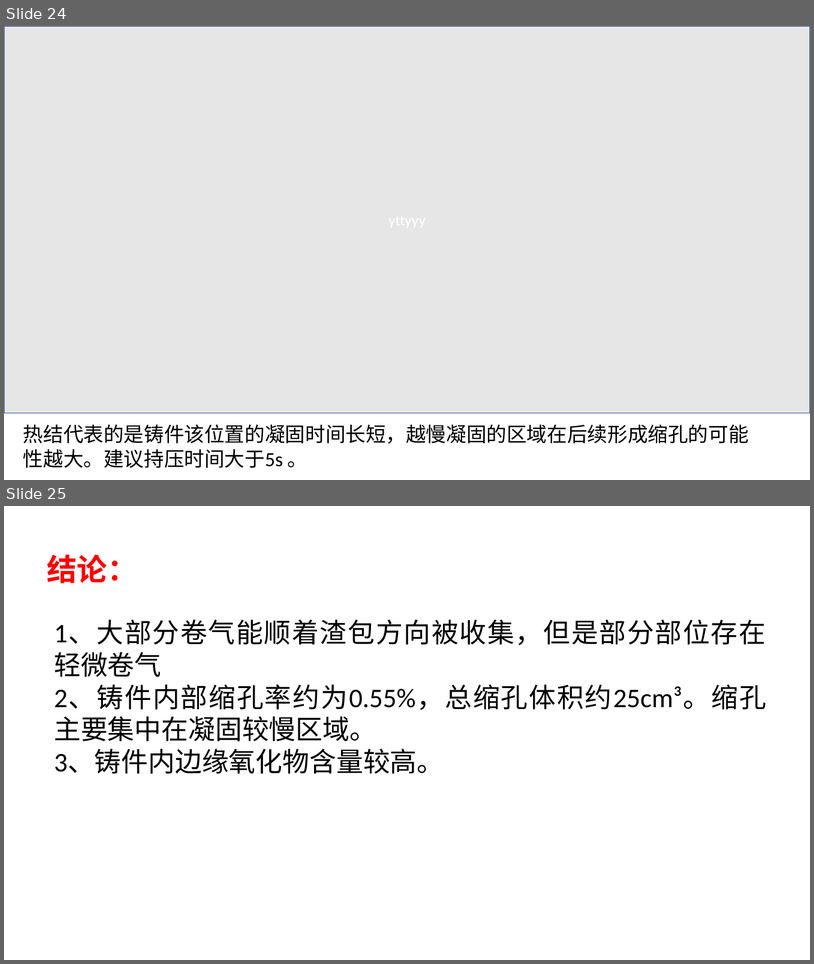
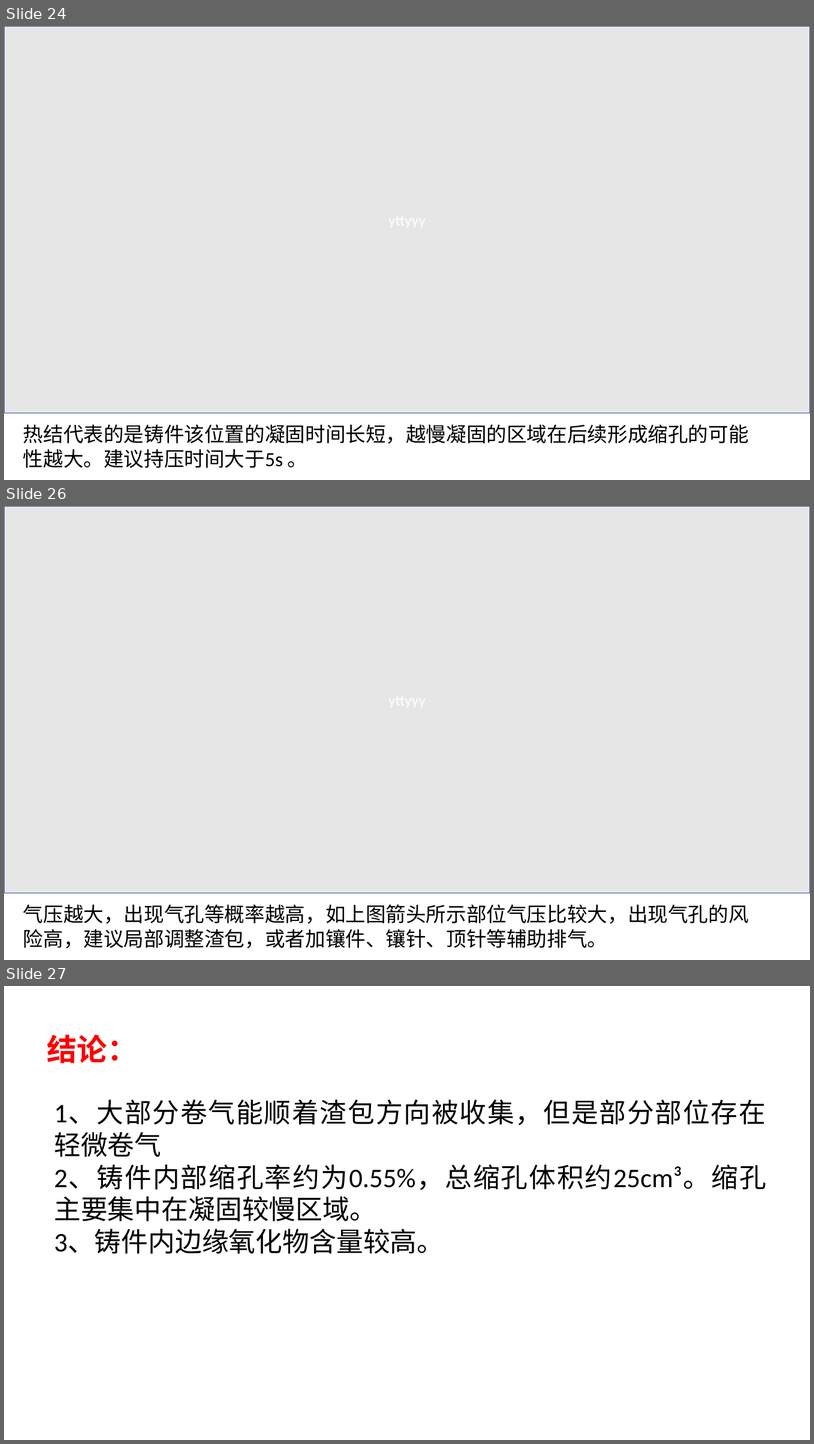
Before and after one commit to caomaowu/-----, a slide deck: 自动化模板.pptx. Shown one above the other, each under a label of ours: slides 24 and 25 before the commit, slides 24, 26 and 27 after it; the slides between them are not shown. The pictures are 814x964 and 814x1444 pixels, drawn with LibreOffice and Linux fonts; fonts in the diff are those of the drawing. Boxes give left, top, right and bottom in pixels: in the first picture for what was removed or moved away, otherwise in the second. Text is boxed around its words. In the diff, an @@ line names an element or a change of style, - is before the commit and + after.

```diff
--- a/自动化模板.pptx
+++ b/自动化模板.pptx
@@ slide 26 added at [4, 506, 810, 960], background #FFFFFF @@
@@ rectangle added at [4, 506, 810, 893], fill #E7E6E6, outline #2E54A1 1 pt @@
@@ text added at [23, 904, 749, 948], 24 pt, text #000000 @@
+气压越大，出现气孔等概率越高，如上图箭头所示部位气压比较大，出现气孔的风险高，建议局部调整渣包，或者加镶件、镶针、顶针等辅助排气。
@@ what was slide 25 is now slide 27 @@
```
Also in this commit, not shown: 1 other slide added, 4 other files.
